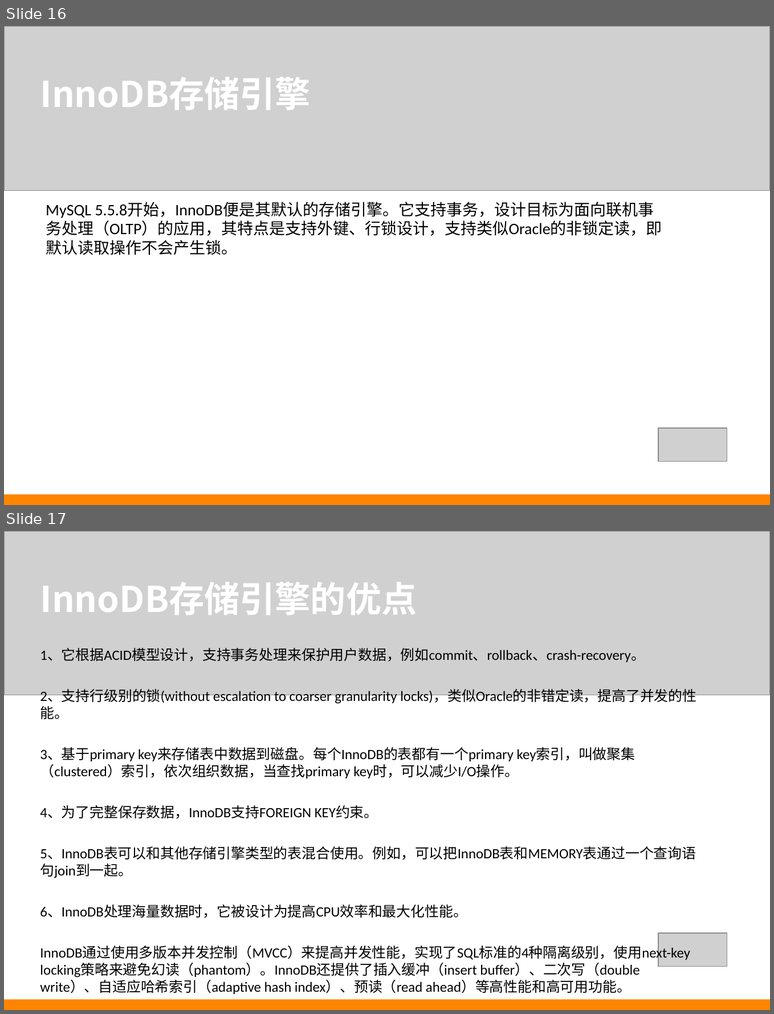
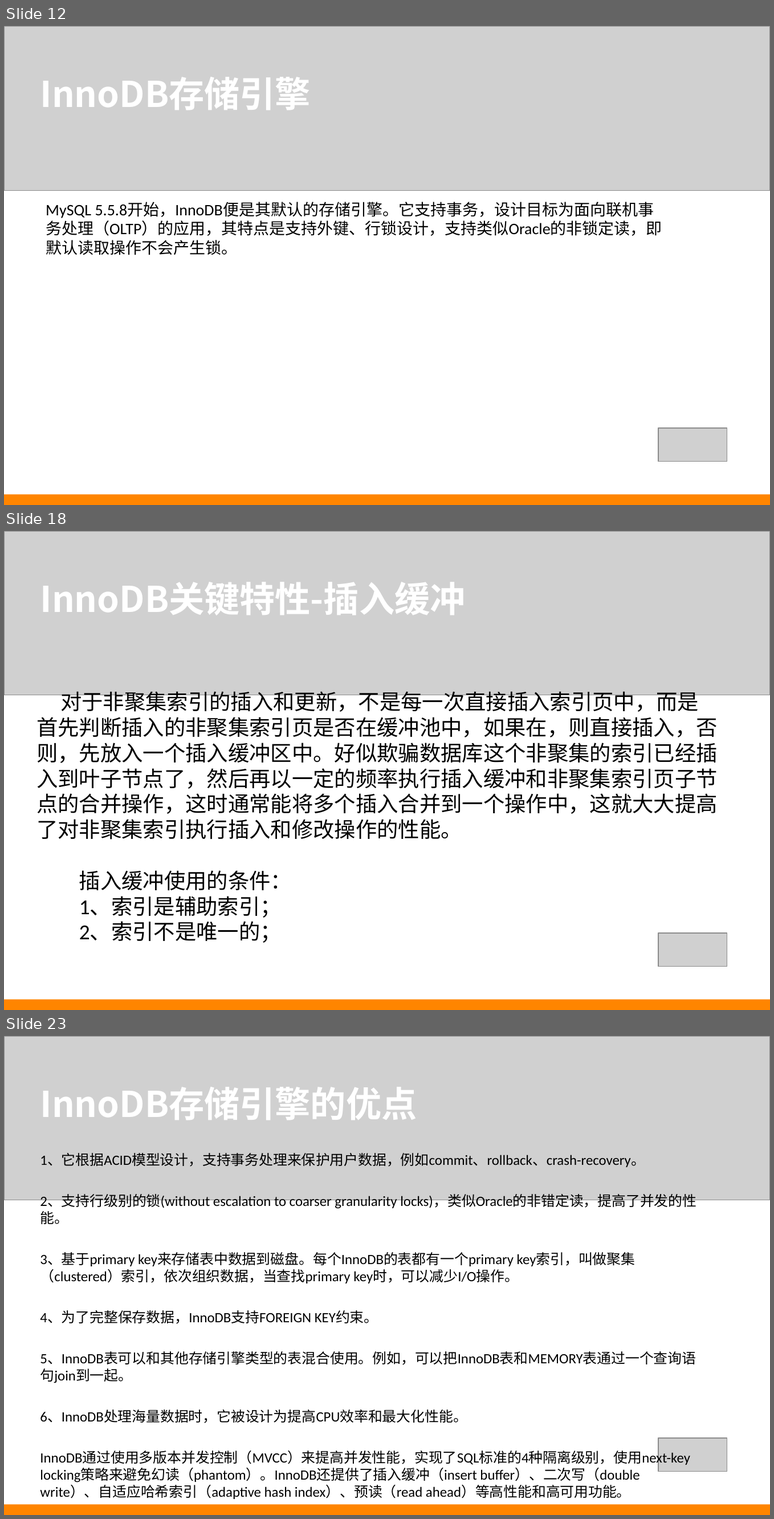
Before and after one commit to iez1784/mysql, a slide deck: ppt/Mysql_InnoDB.ppt. Shown one above the other, each under a label of ours: slides 16 and 17 before the commit, slides 12, 18 and 23 after it; the slides between them are not shown. The pictures are 774x1014 and 774x1519 pixels, drawn with LibreOffice and Linux fonts; fonts in the diff are those of the drawing; grey boxes stand for pictures. Boxes give left, top, right and bottom in pixels: in the first picture for what was removed or moved away, otherwise in the second. Text is boxed around its words. In the diff, an @@ line names an element or a change of style, - is before the commit and + after.

```diff
--- a/ppt/Mysql_InnoDB.ppt
+++ b/ppt/Mysql_InnoDB.ppt
@@ slide 18 added at box(4, 531, 770, 1010), background #FFFFFF @@
@@ picture added at box(4, 531, 770, 695) @@
@@ text added at box(40, 582, 465, 615), 40 pt, text #FFFFFF, bold @@
+InnoDB关键特性-插入缓冲
@@ text added at box(36, 688, 718, 943), 24 pt, text #000000 @@
+对于非聚集索引的插入和更新，不是每一次直接插入索引页中，而是首先判断插入的非聚集索引页是否在缓冲池中，如果在，则直接插入，否则，先放入一个插入缓冲区中。好似欺骗数据库这个非聚集的索引已经插入到叶子节点了，然后再以一定的频率执行插入缓冲和非聚集索引页子节点的合并操作，这时通常能将多个插入合并到一个操作中，这就大大提高了对非聚集索引执行插入和修改操作的性能。
+插入缓冲使用的条件：
+1、索引是辅助索引；
+2、索引不是唯一的；
@@ picture added at box(658, 933, 727, 967) @@
@@ rectangle added at box(4, 999, 770, 1010), fill #FF8500 @@
@@ what was slide 16 is now slide 12 @@
@@ what was slide 17 is now slide 23 @@
```
Also in this commit, not shown: 1 slide changed, 10 other slides added, 5 slides removed.
